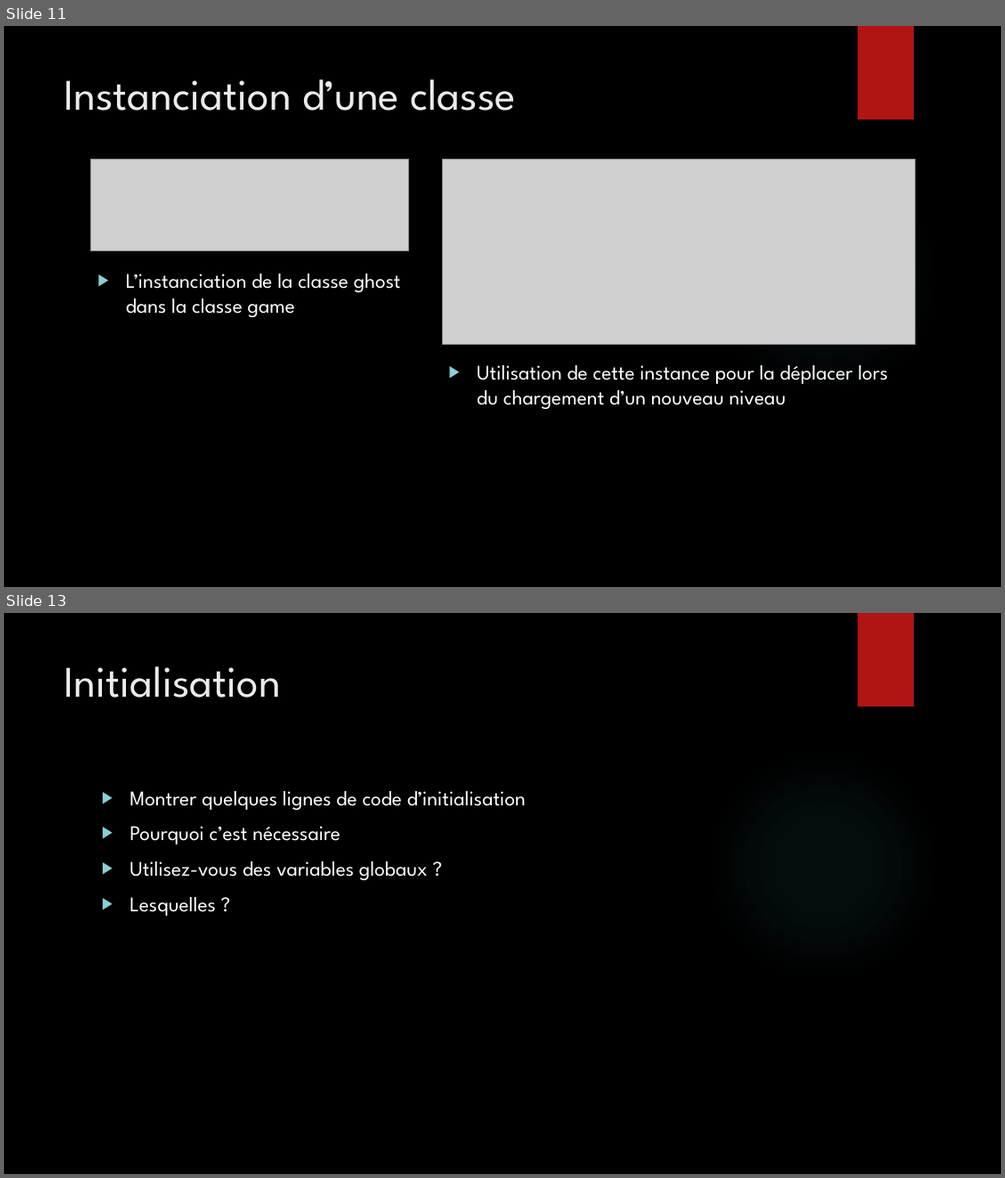
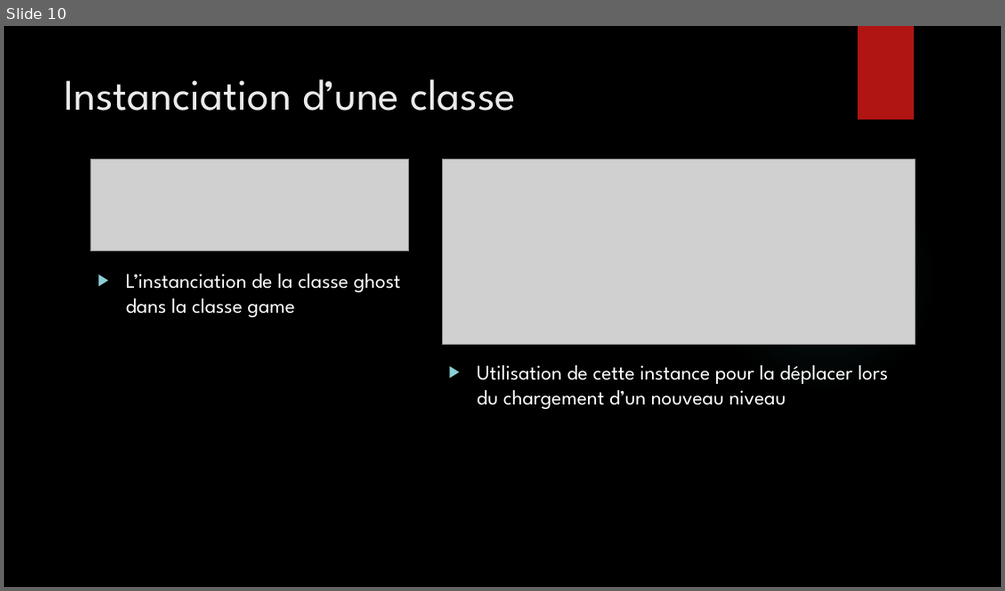
Before and after one commit to Bugnon/oc-2021, a slide deck: src/projet/projet3/Powerpoint_pacman.pptx. Shown one above the other, each under a label of ours: slides 11 and 13 before the commit, slide 10 after it; the slides between them are not shown. The pictures are 1005x1178 and 1005x591 pixels, drawn with LibreOffice and Linux fonts; fonts in the diff are those of the drawing; grey boxes stand for pictures; background and template pictures are left out. Boxes give left, top, right and bottom in pixels: in the first picture for what was removed or moved away, otherwise in the second. Text is boxed around its words. In the diff, an @@ line names an element or a change of style, - is before the commit and + after.

```diff
--- a/src/projet/projet3/Powerpoint_pacman.pptx
+++ b/src/projet/projet3/Powerpoint_pacman.pptx
@@ slide 13 removed at <box>4,613,1001,1174</box>, background picture (left out); not listed: 2 template elements that a slide beside it also shows @@
@@ title removed at <box>65,666,281,698</box> @@
-Initialisation
@@ text removed at <box>129,791,526,916</box> @@
-▶ Montrer quelques lignes de code d’initialisation
-▶ Pourquoi c’est nécessaire
-▶ Utilisez-vous des variables globaux ?
-▶ Lesquelles ?
@@ what was slide 11 is now slide 10 @@
```
Also in this commit, not shown: 1 slide changed, 9 slides added, 1 other slide removed.
